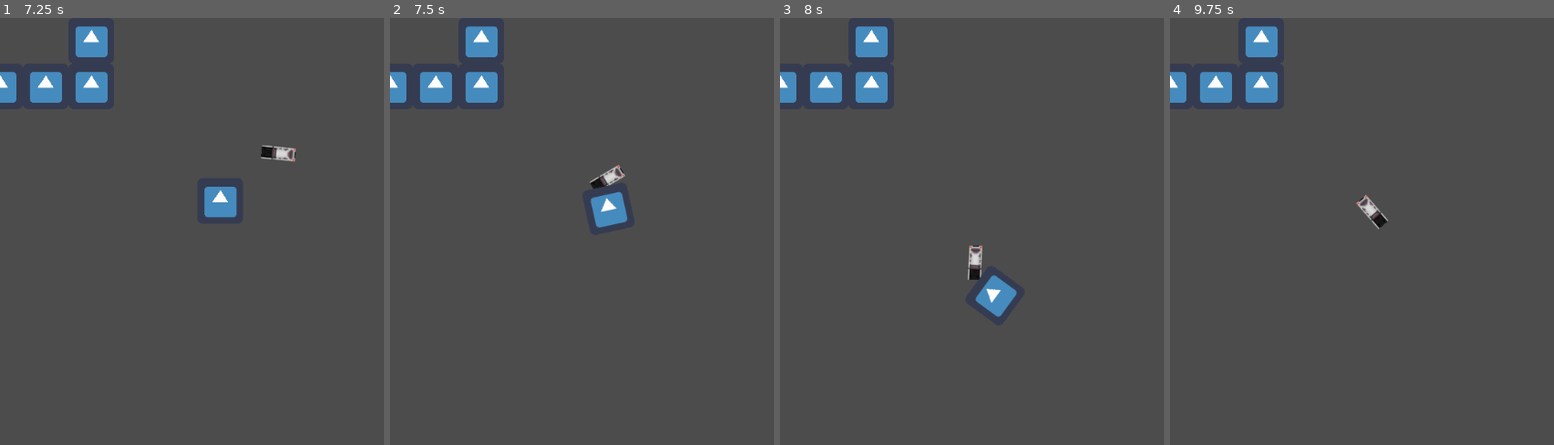
Above: before the commit, frames 1-4 (left to right).
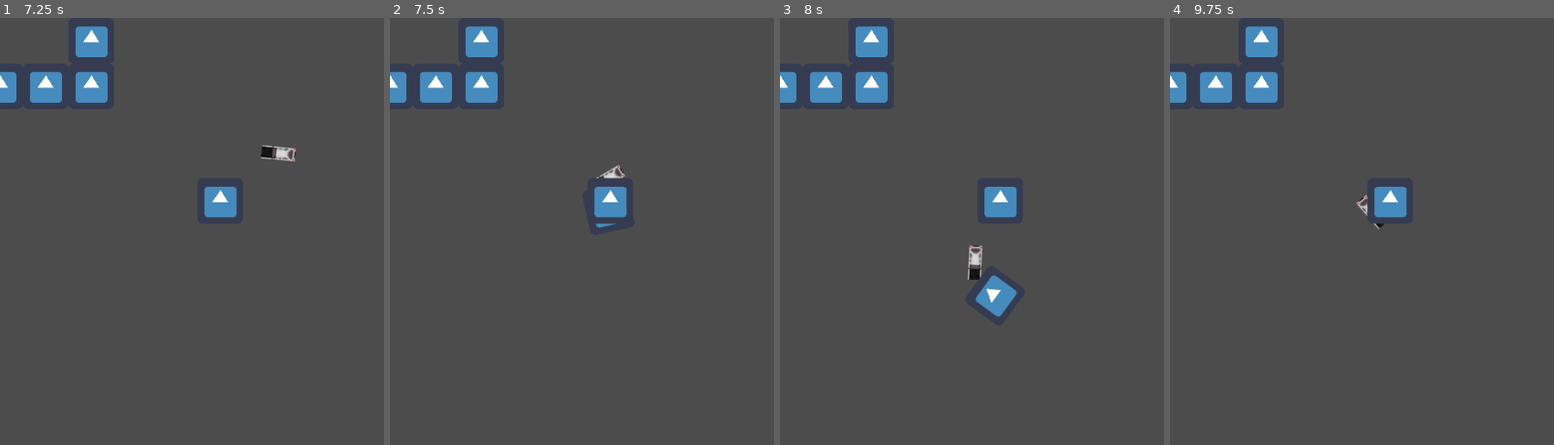
Above: after the commit, the same moments.

Repository: VictorChenJ/Tofu-Delivery-Simulator-Shoot-Out-Simulator-Game-D1
Game: Godot game, scene res://Map.tscn
Two runs of this game, one before a commit and one after it. Both use one fixed random seed, a clock stepped at 60 frames per second and the inputs below. The engine's default icon, where the game draws it, is replaced by a stand-in: a white triangle on a blue panel in a dark square.
Inputs:
- Up to frame 1 (7.25 s): tap Enter at 0.5, 2, 3.5 s; hold A (steer_right) 0.53-1.28 s; tap Space (brake) at 1.25, 2.75 s; hold Space (brake) 1.28-2.03 s; hold A (steer_right) 2.03-2.78 s; hold W (accelerate) 2.78-3.53 s; hold D (steer_left) 3.53-5.03 s; hold Space (brake) 5.03-5.78 s; hold A (steer_right) 5.78-6.53 s; hold W (accelerate) from 6.53 s (still down)
- Up to frame 2 (7.5 s): release W (accelerate) at 7.28 s; hold A (steer_right) from 7.28 s (still down)
- Up to frame 3 (8 s): keep holding A (steer_right)
- Up to frame 4 (9.75 s): release A (steer_right) at 8.03 s; hold Space (brake) 8.03-8.78 s; hold D (steer_left) 8.78-9.53 s; hold W (accelerate) from 9.53 s (still down)

Frame 1 is identical in both runs. In frame 2, 0.6% of the frame differs, in the area x 51-62%, y 37-49%; in frame 3, 0.6%; in frame 4, 0.8%, in the area x 51-62%, y 39-49%.
Error after the commit: Invalid get index 'has' (on base: 'KinematicBody2D (KinematicBody2D.gd)'). (res://bullet.gd:18)

Commit message:
bulllet

Diff:
--- a/Enemy.gd
+++ b/Enemy.gd
@@ -1,16 +1,9 @@
 extends RigidBody2D
 
+const obj_bullet = preload("res://bullet.tscn")
 
-# Declare member variables here. Examples:
-# var a = 2
-# var b = "text"
-
-
-# Called when the node enters the scene tree for the first time.
-func _ready():
-	pass # Replace with function body.
-
-
-# Called every frame. 'delta' is the elapsed time since the previous frame.
-#func _process(delta):
-#	pass
+func shoot(direction: float, speed: float):
+	var new_bullet = obj_bullet.instance()
+	new_bullet.velocity = Vector2(speed, 0).rotated(deg2rad(direction))
+	new_bullet.position = position
+	get_parent().add_child(new_bullet)
--- a/Enemy.tscn
+++ b/Enemy.tscn
@@ -20,3 +20,5 @@
 [node name="VisibilityNotifier2D" type="VisibilityNotifier2D" parent="."]
 position = Vector2( -6.3777e-07, -5.36442e-07 )
 scale = Vector2( 3.2, 3.2 )
+
+[connection signal="body_entered" from="." to="." method="_on_RigidBody2D_body_entered"]
--- a/KinematicBody2D.gd
+++ b/KinematicBody2D.gd
@@ -53,6 +53,7 @@
 	steer_angle = turn * steering_angle
 	if Input.is_action_pressed("accelerate"):
 		acceleration = transform.x * engine_power
+		print(hp)
 	if Input.is_action_pressed("brake"):
 		acceleration = transform.x * braking
 
--- a/Map.tscn
+++ b/Map.tscn
@@ -1,8 +1,9 @@
-[gd_scene load_steps=7 format=2]
+[gd_scene load_steps=8 format=2]
 
 [ext_resource path="res://PlayerDriver.tscn" type="PackedScene" id=1]
 [ext_resource path="res://icon.png" type="Texture" id=2]
 [ext_resource path="res://Enemy.tscn" type="PackedScene" id=3]
+[ext_resource path="res://bullet.tscn" type="PackedScene" id=4]
 
 [sub_resource type="ConcavePolygonShape2D" id=2]
 segments = PoolVector2Array( 0, 0, 64, 0, 64, 0, 64, 64, 64, 64, 0, 64, 0, 64, 0, 0 )
@@ -45,3 +46,6 @@
 
 [node name="RigidBody2D" parent="." instance=ExtResource( 3 )]
 position = Vector2( 309, 257 )
+
+[node name="Area2D" parent="." instance=ExtResource( 4 )]
+position = Vector2( 309, 257 )
--- a/PlayerDriver.tscn
+++ b/PlayerDriver.tscn
@@ -6,7 +6,7 @@
 [sub_resource type="RectangleShape2D" id=1]
 extents = Vector2( 24, 10 )
 
-[node name="KinematicBody2D" type="KinematicBody2D"]
+[node name="KinematicBody2D" type="KinematicBody2D" groups=["players"]]
 script = ExtResource( 1 )
 
 [node name="Sprite" type="Sprite" parent="."]
--- a/bullet.gd
+++ b/bullet.gd
@@ -8,13 +8,13 @@
 
 func _process(delta: float) -> void:
 	position += velocity * delta
-
 	duration -= delta
 	if duration <= 0:
 		queue_free()
 
-func _on_body_entered(body):
+func _on_body_entered(body: Node) -> void:
 	# 'body' er tingen som bullet rammer
 	if body.is_in_group("players"):
-		body.take_damage(1)
+		if body.has.method("take_damage"):
+			body.take_damage(1)
 		queue_free()
--- a/bullet.tscn
+++ b/bullet.tscn
@@ -1,10 +1,17 @@
-[gd_scene load_steps=2 format=2]
+[gd_scene load_steps=4 format=2]
 
 [ext_resource path="res://bullet.gd" type="Script" id=1]
+[ext_resource path="res://icon.png" type="Texture" id=2]
+
+[sub_resource type="RectangleShape2D" id=1]
+extents = Vector2( 28.5, 29 )
 
 [node name="Area2D" type="Area2D"]
 script = ExtResource( 1 )
 
 [node name="sprite" type="Sprite" parent="."]
+texture = ExtResource( 2 )
 
 [node name="hitbox" type="CollisionShape2D" parent="."]
+position = Vector2( -0.5, 0 )
+shape = SubResource( 1 )
